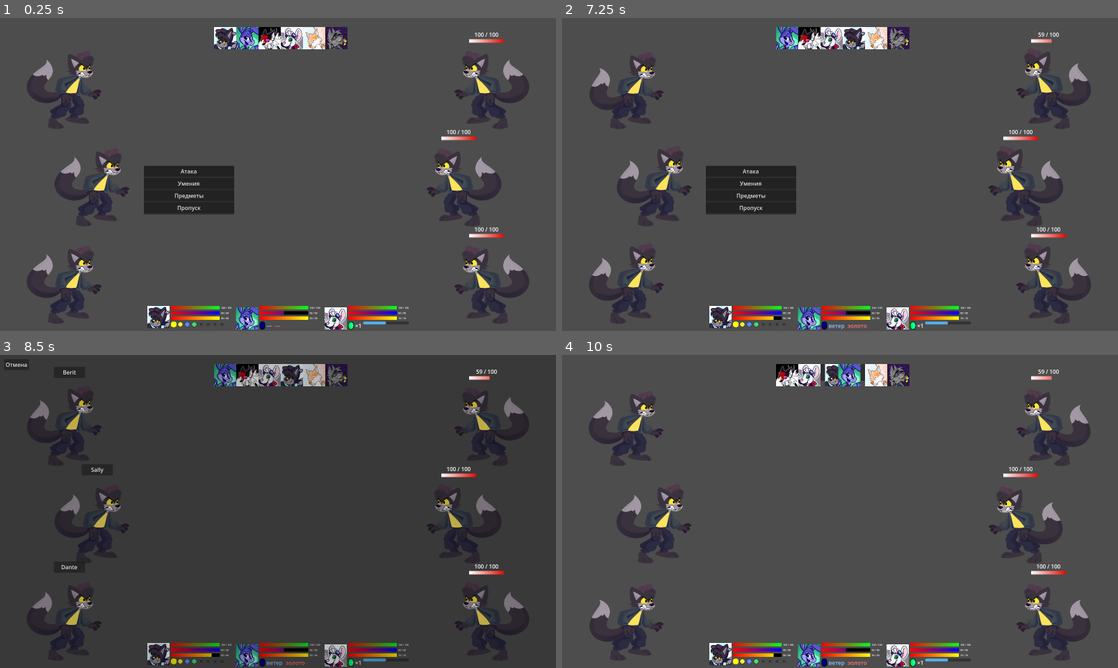
Above: before the commit, frames 1-4 (two rows, left to right).
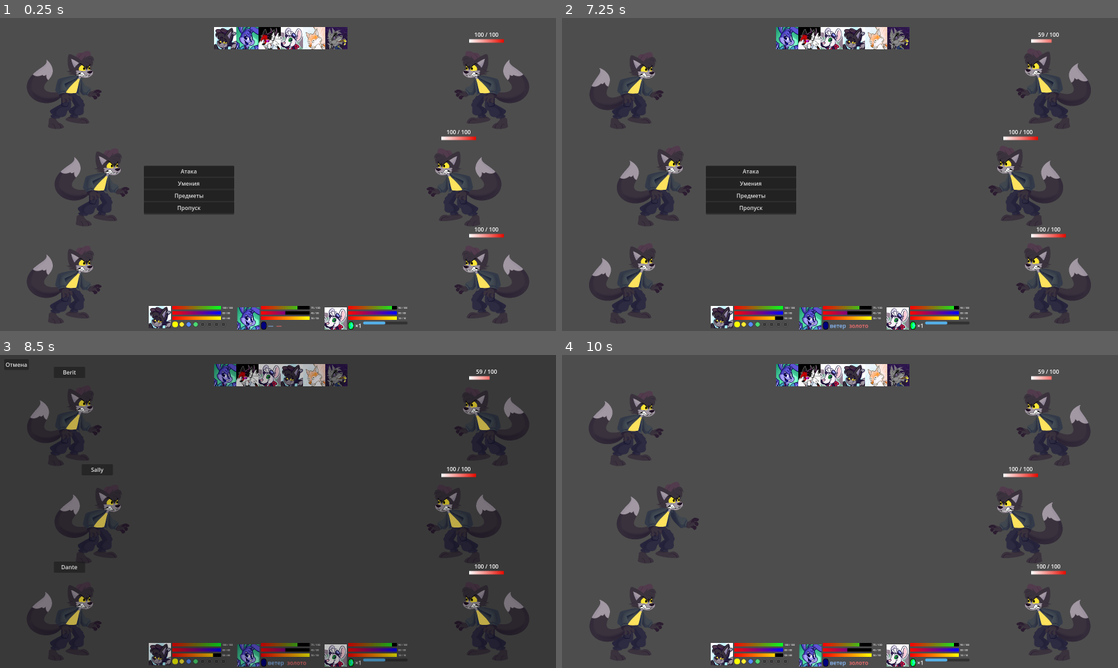
Above: after the commit, the same moments.

Repository: HellsStudios/Hell-s-workers
Game: Godot game, scene res://Scenes/Battle.tscn
The game is run twice, just before and just after one commit, with the same random seed, the same clock (stepped at 60 frames per second) and the same inputs.
Inputs (mouse positions are in pixels of both pictures, inside the frame that each line leads up to):
- Up to frame 1 (0.25 s): no input
- Up to frame 2 (7.25 s): click "Атака" at 0.5 s; click "Отмена" at 1.25 s; click "Умения" at 2 s; click "Печать начальства 🟡10" at 2.75 s; click "Yezt" at 3.5 s; drag from (840, 174) to (895, 105) at 4.27 s; drag from (728, 190) to (812, 237) at 5.02 s; move the mouse to (895, 105) at 5.77 s; click (895, 105) at 5.92 s; drag from (812, 237) to (673, 127) at 6.52 s
- Up to frame 3 (8.5 s): click "Предметы" at 7.25 s; click "Малая хиллка x5" at 8 s
- Up to frame 4 (10 s): click "Berit" at 8.75 s; move the mouse to (1006, 558) at 9.52 s; click (1006, 558) at 9.67 s

The runs differ from the first frame. In frame 1, 0.6% of the frame differs, in the area x 26-74%, y 92-100%; in frame 2, 0.7%; in frame 3, 0.6%; in frame 4, 2.1%, in the area x 9-74%, y 2-100%.

Commit message:
Add files via upload

Diff:
--- a/новый-игровой-проект/Scripts/GameManager.gd
+++ b/новый-игровой-проект/Scripts/GameManager.gd
@@ -80,6 +80,253 @@
 
 # ============ CODEx / ARCHIVE ============
 signal codex_changed
+
+# --- Контейнер/холодильник (обёртки под старые имена) ---
+signal container_changed
+const CONTAINER_TTL_PHASES := 2
+
+func _fridge_add(meal_id: String, count: int, ttl_phases: int = CONTAINER_TTL_PHASES) -> int:
+	if meal_id == "" or count <= 0:
+		return 0
+	var exp_day := day
+	var exp_phase := current_phase + ttl_phases
+	while exp_phase >= phase_names.size():
+		exp_phase -= phase_names.size()
+		exp_day += 1
+	fridge.append({
+		"meal": meal_id,
+		"portions": count,
+		"expires_day": exp_day,
+		"expires_phase": exp_phase
+	})
+	emit_signal("container_changed")
+	return count
+
+func _fridge_take(meal_id: String, count: int) -> int:
+	if count <= 0:
+		return 0
+	var need := count
+	var taken := 0
+	var keep: Array = []
+	for e in fridge:
+		var mid := str(e.get("meal",""))
+		var c := int(e.get("portions",0))
+		var d := int(e.get("expires_day",0))
+		var p := int(e.get("expires_phase",0))
+		if mid == meal_id and need > 0 and c > 0:
+			var take = min(c, need)
+			c -= take
+			need -= take
+			taken += take
+		if c > 0:
+			keep.append({"meal": mid, "portions": c, "expires_day": d, "expires_phase": p})
+	fridge = keep
+	if taken > 0:
+		emit_signal("container_changed")
+	return taken
+
+func fridge_count(meal_id: String) -> int:
+	var s := 0
+	for e in fridge:
+		if str(e.get("meal","")) == meal_id:
+			s += int(e.get("portions",0))
+	return s
+
+func activate_from_fridge(meal_id: String, count: int) -> bool:
+	if meal_id == "" or count <= 0:
+		return false
+	if not pending_meal.is_empty() and int(pending_meal.get("portions",0)) > 0:
+		return false
+	var took := _fridge_take(meal_id, count)
+	if took <= 0:
+		return false
+	pending_meal = {"meal": meal_id, "portions": took, "total": took, "from_container": true}
+	emit_signal("cooking_changed")
+	return true
+
+# --- Совместимость со старыми именами:
+func container_add(meal_id: String, count: int, _ttl_days: int = 2) -> int:
+	return _fridge_add(meal_id, count, CONTAINER_TTL_PHASES)
+
+func container_take(meal_id: String, count: int) -> int:
+	return _fridge_take(meal_id, count)
+
+func container_count(meal_id: String) -> int:
+	return fridge_count(meal_id)
+
+func container_all() -> Dictionary:
+	var m: Dictionary = {}
+	for e in fridge:
+		var mid := str(e.get("meal",""))
+		var c := int(e.get("portions",0))
+		m[mid] = int(m.get(mid, 0)) + c
+	return m
+
+func container_decay_end_of_day() -> void:
+	culling_spoiled_food()
+
+func activate_from_container(meal_id: String, count: int) -> bool:
+	return activate_from_fridge(meal_id, count)
+
+
+# ─────────────────────────────────────────────────────────────────────
+# AUGMENT EFFECTS — RUNTIME HOOKS
+# Ожидаемый формат в JSON:
+#  { "effects": {
+#      "stat_mod": { "attack": +5, "max_health": +15, ... },
+#      "on_battle_start": ["barrier_2", ...],
+#      "basic_attack_mult": 1.25,
+#      "cond": "has_negative",
+#      "damage_mult": 1.2
+#  } }
+# ─────────────────────────────────────────────────────────────────────
+
+# ─── КУХНЯ / ЕДА ─────────────────────────────────────────────────────
+const RECIPES_PATH := "res://data/recipes.json"
+const MEALS_PATH   := "res://data/meals.json"
+
+var recipes_db: Dictionary = {}    # id -> def из recipes.json
+var meals_db:   Dictionary = {}    # id -> {satiety:int, tags:Array}
+
+# сытость 0..100
+var hero_satiety: Dictionary = {}  # name -> int
+# контейнеры/холодильник (ограниченный срок годности)
+# [{meal:String, portions:int, expires_day:int, expires_phase:int}]
+var fridge: Array = []
+
+# партия, только что приготовленная, ожидание распределения
+# {meal:String, portions:int}
+var pending_meal: Dictionary = {}
+
+# предпочтения/ограничения героев
+var food_prefs := {
+	"Berit": {"like":["chicken"], "dislike":["cheap","plain"], "forbid":[]},
+	"Sally": {"like":[], "dislike":[], "forbid":["meat"]}, # вегетарианец
+	"Dante": {"like":["cheese","weird"], "dislike":["soup"], "forbid":[]}
+}
+
+# общий ресурс «Эфирия» тут не нужен; готовка к нему не привязана.
+
+signal cooking_changed   # что-то в кулинарии поменялось (партия/холодильник/сытость)
+
+
+# Собирает эффекты всех активных аугментов героя в агрегат
+func _aug_collect(hero_name: String) -> Dictionary:
+	var out := {
+		"stat_mod": {},                 # additively merge
+		"start_effects": [],            # array of effect ids
+		"basic_mult": 1.0,              # product
+		"cond_rules": []                # [{cond:String, mult:float}]
+	}
+	var active: Array = get_hero_active_augments(hero_name)
+	for id in active:
+		var def := get_augment_def(String(id))
+		if typeof(def) != TYPE_DICTIONARY: continue
+		var eff = def.get("effects", {})
+		if typeof(eff) != TYPE_DICTIONARY: continue
+
+		# stat_mod
+		var sm = eff.get("stat_mod", {})
+		if typeof(sm) == TYPE_DICTIONARY:
+			for k in sm.keys():
+				var add := float(sm[k])
+				out["stat_mod"][k] = float(out["stat_mod"].get(k, 0.0)) + add
+
+		# on_battle_start
+		var start_arr = eff.get("on_battle_start", [])
+		if typeof(start_arr) == TYPE_ARRAY:
+			for e in start_arr:
+				out["start_effects"].append(String(e))
+
+		# basic_attack_mult
+		if eff.has("basic_attack_mult"):
+			out["basic_mult"] = float(out["basic_mult"]) * float(eff["basic_attack_mult"])
+
+		# условные мультипликаторы урона
+		if eff.has("damage_mult"):
+			out["cond_rules"].append({
+				"cond": String(eff.get("cond","")),
+				"mult": float(eff.get("damage_mult", 1.0))
+			})
+	return out
+
+# Применяет stat_mod к словарю статов бойца и возвращает НОВУЮ копию
+func aug_apply_to_stats(hero_name: String, base_stats: Dictionary) -> Dictionary:
+	var agg := _aug_collect(hero_name)
+	var sm: Dictionary = agg["stat_mod"]
+	var out := base_stats.duplicate(true)
+
+	for k in sm.keys():
+		var add := int(round(float(sm[k])))
+		# поддерживаем обе схемы ключей
+		if k == "max_hp" and not out.has("max_hp") and out.has("max_health"):
+			out["max_health"] = int(out.get("max_health", 0)) + add
+		else:
+			out[k] = int(out.get(k, 0)) + add
+
+	# если увеличили максимум — можно, при желании, синхронно поднять текущее значение
+	if out.has("max_health") and out.has("health"):
+		out["health"] = min(int(out["health"]), int(out["max_health"]))
+	if out.has("max_hp") and out.has("hp"):
+		out["hp"] = min(int(out["hp"]), int(out["max_hp"]))
+
+	return out
+
+# Эффекты, которые нужно навесить в начале боя (id-шники из effects.json)
+func get_aug_start_effects(hero_name: String) -> Array:
+	return Array(_aug_collect(hero_name)["start_effects"]).duplicate()
+
+# Множитель урона с учётом basic_attack_mult и условных правил
+# ctx:
+#   { "is_basic": bool,
+#     "self_has_negative": bool,    # на атакующем есть негатив
+#     "target_has_negative": bool } # (на всякий) на цели есть негатив
+func aug_damage_mult(hero_name: String, ctx: Dictionary) -> float:
+	var agg := _aug_collect(hero_name)
+	var m := float(agg["basic_mult"])
+	if not bool(ctx.get("is_basic", false)):
+		# basic_mult действует только на базовую атаку
+		m = 1.0
+	# условные множители
+	for rule in Array(agg["cond_rules"]):
+		var cond := String(rule.get("cond",""))
+		var ok := _aug_check_cond(cond, ctx)
+		if ok:
+			m *= float(rule.get("mult", 1.0))
+	return max(m, 0.0)
+
+func _aug_check_cond(cond: String, ctx: Dictionary) -> bool:
+	match cond:
+		"has_negative":
+			return bool(ctx.get("self_has_negative", false))
+		"target_has_negative":
+			return bool(ctx.get("target_has_negative", false))
+		"":
+			return true # без условия — всегда
+		_:
+			# неизвестные условия считаем ложью
+			return false
+
+# Удобный предпросмотр для UI (меню/карточка героя)
+func get_augmented_stats_preview(hero_name: String) -> Dictionary:
+	var d = all_heroes.get(hero_name, {})
+	if typeof(d) != TYPE_DICTIONARY:
+		return {}
+	return aug_apply_to_stats(hero_name, d)
+
+# Помощник для старта боя: накинуть стартовые эффекты на узел бойца
+# Подставь внутрь вызов твоего метода добавления эффектов.
+func apply_battle_start_augments(actor: Node, hero_name: String) -> void:
+	for eff_id in get_aug_start_effects(hero_name):
+		var proto := get_effect_proto(eff_id) # из effects.json уже загружено
+		if not proto.is_empty():
+			# ↓↓↓ адаптируй под свой API бойца ↓↓↓
+			if "add_effect" in actor:
+				actor.add_effect(proto)
+			elif "apply_effect" in actor:
+				actor.apply_effect(proto)
+			# ↑↑↑ адаптируй под свой API бойца ↑↑↑
+
 
 # ------------- Quests -------------
 func _load_quests_from_json(path: String) -> void:
@@ -693,6 +940,237 @@
 
 func get_enemy_def(id: String) -> Dictionary:
 	return enemies_db.get(id, {})
+
+func _load_recipes() -> void:
+	recipes_db = {}
+	if FileAccess.file_exists(RECIPES_PATH):
+		var s := FileAccess.get_file_as_string(RECIPES_PATH)
+		var j = JSON.parse_string(s)
+		if typeof(j) == TYPE_DICTIONARY:
+			recipes_db = j.get("recipes", {})
+
+func _load_meals() -> void:
+	meals_db = {}
+	if FileAccess.file_exists(MEALS_PATH):
+		var s := FileAccess.get_file_as_string(MEALS_PATH)
+		var j = JSON.parse_string(s)
+		if typeof(j) == TYPE_DICTIONARY:
+			meals_db = j.get("meals", {})
+
+func _init_satiety_defaults() -> void:
+	for n in party_names:
+		if not hero_satiety.has(n):
+			hero_satiety[n] = 50
+
+# Хранилище припасов: id -> int. Если у тебя уже есть – используй его.
+var supplies: Dictionary = {
+	"cereal_pack": 4,
+	"milk_pack": 2,
+	"nuggets_pack": 1,
+	"carrot": 1,
+	# половинки (для примера пусто)
+	"cereal_half": 0,
+	"milk_half": 0
+}
+
+func supply_get(id: String) -> float:
+	return float(supplies.get(id, 0))
+
+func supply_add(id: String, qty: float) -> void:
+	if qty <= 0: return
+	supplies[id] = float(supplies.get(id, 0)) + qty
+	emit_signal("supplies_changed")
+
+func supply_can_take(req: Dictionary) -> bool:
+	for id in req.keys():
+		var need := float(req[id])
+		if float(supplies.get(id, 0)) < need:
+			return false
+	return true
+
+func supply_take(req: Dictionary) -> bool:
+	if not supply_can_take(req): return false
+	for id in req.keys():
+		var need := float(req[id])
+		supplies[id] = float(supplies.get(id, 0)) - need
+		if supplies[id] <= 0.0001:
+			supplies.erase(id)
+	emit_signal("supplies_changed")
+	return true
+
+func recipe_defs() -> Array:
+	return recipes_db.keys()
+
+func get_recipe_def(id: String) -> Dictionary:
+	return recipes_db.get(id, {})
+
+func get_meal_def(id: String) -> Dictionary:
+	return meals_db.get(id, {})
+
+# можно ли приготовить N порций (скалируем inputs)
+func can_cook(recipe_id: String, portions: int) -> bool:
+	var r := get_recipe_def(recipe_id)
+	if r.is_empty(): return false
+	var base_port := int(r.get("portions", 1))
+	if base_port <= 0: return false
+	var scale := float(portions) / float(base_port)
+	var need := {}
+	for e in r.get("inputs", []):
+		if typeof(e) != TYPE_DICTIONARY: continue
+		var sid := str(e.get("id",""))
+		var qty := float(e.get("qty", 0.0)) * scale
+		need[sid] = float(need.get(sid, 0.0)) + qty
+	return supply_can_take(need)
+
+# вернёт {need:Dictionary, leftovers:Array<{id,qty}>}
+func preview_cook(recipe_id: String, portions: int) -> Dictionary:
+	var r := get_recipe_def(recipe_id)
+	if r.is_empty(): return {}
+	var base_port := int(r.get("portions", 1))
+	if base_port <= 0: base_port = 1
+	var scale := float(portions) / float(base_port)
+	var need := {}
+	for e in r.get("inputs", []):
+		var sid := str(e.get("id",""))
+		var qty := float(e.get("qty", 0.0)) * scale
+		need[sid] = float(need.get(sid, 0.0)) + qty
+	var lo: Array = []
+	for e in r.get("leftovers", []):
+		lo.append({"id": str(e.get("id","")), "qty": float(e.get("qty", 0.0)) * scale})
+	return {"need": need, "leftovers": lo}
+
+# собственно готовим
+func cook(recipe_id: String, portions: int) -> bool:
+	if portions <= 0:
+		return false
+	if not can_cook(recipe_id, portions):
+		return false
+
+	# 1) Если уже есть «живая» партия — целиком отправляем её в контейнер (TTL 2 фазы)
+	if not pending_meal.is_empty():
+		var prev_id := str(pending_meal.get("meal",""))
+		var prev_left := int(pending_meal.get("portions",0))
+		if prev_id != "" and prev_left > 0:
+			_fridge_add(prev_id, prev_left, CONTAINER_TTL_PHASES)
+		pending_meal.clear()
+
+	# 2) Спишем ресурсы и создадим новую партию
+	var pr := preview_cook(recipe_id, portions)
+	var need: Dictionary = pr.get("need", {})
+	if not supply_take(need):   # твоя сигнатура: принимает словарь id->qty
+		return false
+
+	for e in pr.get("leftovers", []):
+		var sid := str(e.get("id",""))
+		var qty := float(e.get("qty", 0.0))
+		if sid != "" and qty > 0.0:
+			supply_add(sid, qty)
+
+	pending_meal = {"meal": recipe_id, "portions": portions, "total": portions}
+	emit_signal("cooking_changed")
+	return true
+
+
+func _meal_tags(meal_id: String) -> Array:
+	var d := get_meal_def(meal_id)
+	if typeof(d) == TYPE_DICTIONARY:
+		return Array(d.get("tags", []))
+	return []
+
+func _likes(name: String) -> Array:
+	return Array(food_prefs.get(name, {}).get("like", []))
+func _dislikes(name: String) -> Array:
+	return Array(food_prefs.get(name, {}).get("dislike", []))
+func _forbid(name: String) -> Array:
+	return Array(food_prefs.get(name, {}).get("forbid", []))
+
+func can_hero_eat(name: String, meal_id: String) -> bool:
+	var tags := _meal_tags(meal_id)
+	for t in _forbid(name):
+		if tags.has(t): return false
+	# спец-кейс для Данте — может «weird/nonfood» в будущем
+	return true
+
+# модификатор «нравится/не нравится»
+func meal_satiety_mod(name: String, meal_id: String) -> float:
+	var tags := _meal_tags(meal_id)
+	var mod := 1.0
+	for t in _likes(name):
+		if tags.has(t): mod *= 1.25
+	for t in _dislikes(name):
+		if tags.has(t): mod *= 0.8
+	return mod
+
+func meal_satiety_value(meal_id: String) -> int:
+	var d := get_meal_def(meal_id)
+	return int(d.get("satiety", 15))
+
+# Раздать приготовленные порции: assign = {hero:String -> int}, to_container:int
+# Контейнеры кладём с «сроком годности» на 2 фазы.
+func distribute_pending(assign: Dictionary, to_container: int) -> Dictionary:
+	var res := {"served": {}, "rejected": [], "left": 0, "stored": 0}
+	if pending_meal.is_empty():
+		return res
+	var meal := str(pending_meal.get("meal",""))
+	var left := int(pending_meal.get("portions", 0))
+	if left <= 0:
+		return res
+
+	# Кормим
+	for hero in assign.keys():
+		var want := int(assign[hero])
+		if want <= 0: continue
+		if not can_hero_eat(hero, meal):
+			res["rejected"].append(hero)
+			continue
+		var give = min(want, left)
+		if give <= 0: break
+
+		var base := meal_satiety_value(meal)
+		var mod  := meal_satiety_mod(hero, meal)
+		var add  = int(round(float(base) * mod)) * give
+
+		hero_satiety[hero] = clampi(int(hero_satiety.get(hero, 50)) + add, 0, 100)
+		res["served"][hero] = give
+		left -= give
+
+	# В контейнер (если остались)
+	var store = min(int(to_container), left)
+	if store > 0:
+		var exp_day := day
+		var exp_phase := current_phase + 2
+		while exp_phase >= phase_names.size():
+			exp_phase -= phase_names.size()
+			exp_day += 1
+		fridge.append({"meal": meal, "portions": store, "expires_day": exp_day, "expires_phase": exp_phase})
+		left -= store
+		res["stored"] = store
+
+	res["left"] = left
+	pending_meal = {"meal": meal, "portions": left}
+	emit_signal("cooking_changed")
+	return res
+
+func culling_spoiled_food() -> void:
+	var keep: Array = []
+	for e in fridge:
+		var d := int(e.get("expires_day", 0))
+		var p := int(e.get("expires_phase", 0))
+		var spoil := (day > d) or (day == d and current_phase > p)
+		if not spoil:
+			keep.append(e)
+	fridge = keep
+	emit_signal("cooking_changed")
+
+func advance_phase_after_meal() -> void:
+	# вызывай после нажатия «Накормить» в попапе
+	current_phase += 1
+	if current_phase >= phase_names.size():
+		current_phase = 0
+		day += 1
+	culling_spoiled_food()
+
+
 
 func _ready() -> void:
 	load_heroes("res://Data/characters.json")
@@ -719,6 +1197,10 @@
 	unlock_augment("start_barrier")
 	etheria = 2
 	emit_signal("augments_changed")
+		# кухня
+	_load_recipes()
+	_load_meals()
+	_init_satiety_defaults()
 
 # ====== HERO PACKS ============================================================
 func _build_hero_bags_from_pack() -> void:
@@ -859,9 +1341,12 @@
 	for name in party_names:
 		if all_heroes.has(name):
 			var d: Dictionary = all_heroes[name].duplicate(true)
+			# ← добавляем моды статов от аугментов
+			d = aug_apply_to_stats(name, d)
+
 			d["nick"] = d.get("nick", name)
 			d["team"] = "hero"
-			d["hp"] = d.get("max_hp", 100)
+			d["hp"] = d.get("max_hp", d.get("max_health", 100))
 			d["mana"] = d.get("max_mana", 0)
 			d["stamina"] = d.get("max_stamina", 0)
 			out.append(d)
--- a/новый-игровой-проект/Scripts/battle.gd
+++ b/новый-игровой-проект/Scripts/battle.gd
@@ -2430,6 +2430,7 @@
 		var slot: Node2D = hero_slots.get_child(i)
 		var hero: Node2D  = CHAR_SCN.instantiate()
 		slot.add_child(hero)
+		GameManager.apply_battle_start_augments(hero, hero.nick)
 		hero.position = Vector2.ZERO
 		hero.init_from_dict(party_data[i])
 		heroes.append(hero)
@@ -2769,10 +2770,10 @@
 	# Выбор клипа
 	var clip := "idle"
 	if user.anim != null:
-		if user.anim.has_animation("cast"):
+		if user.anim.has_animation("item use"):
+			clip = "item use"
+		elif user.anim.has_animation("cast"):
 			clip = "cast"
-		elif user.anim.has_animation("skill"):
-			clip = "skill"
 	_play_if_has(user.anim, clip)
 
 	# Момент применения ~30% длины клипа
--- a/новый-игровой-проект/Scripts/mansion.gd
+++ b/новый-игровой-проект/Scripts/mansion.gd
@@ -16,6 +16,18 @@
 @onready var cam: Camera2D = $Camera2D
 @onready var manage_menu: PopupPanel = $UI/ManagementMenu
 @onready var manage_btn: Button = $UI/TopBar/ManageButton
+
+
+
+func _on_room_1_input_event(viewport: Node, event: InputEvent, shape_idx: int) -> void:
+	if event is InputEventMouseButton and event.button_index == MOUSE_BUTTON_LEFT and event.pressed:
+		$Camera2D.set_drag_enabled(false)
+		get_viewport().set_input_as_handled()
+
+		var panel := $Room1PopupPanel
+		# переводим мировые координаты в экранные (как у вас):
+		var scr_pos = ($Camera2D/Room1.global_position - get_viewport().get_canvas_transform().origin).floor()
+		panel.open_from(scr_pos, 0.30)
 
 func _start_input_quarantine(sec: float = 0.30) -> void:
 	# глушим мир на sec секунд
@@ -83,18 +95,6 @@
 	cam.set_drag_enabled(true)
 	cam.cancel_drag()
 
-
-func _on_room_1_input_event(viewport: Node, event: InputEvent, shape_idx: int) -> void:
-	if event is InputEventMouseButton and event.button_index == MOUSE_BUTTON_LEFT and event.pressed:
-		$Camera2D.set_drag_enabled(false)                # ← ВЫКЛ. drag
-		get_viewport().set_input_as_handled()            # ← стопим всплытие в _unhandled_input камеры
-
-		var panel := $Room1PopupPanel
-		panel.position = $Camera2D/Room1.global_position - get_viewport().get_canvas_transform().origin
-		panel.size = Vector2i(0, 0)
-		panel.visible = true
-		var tw := create_tween()
-		tw.tween_property(panel, "size", Vector2i(220, 140), 0.3).set_trans(Tween.TRANS_BACK).set_ease(Tween.EASE_OUT)
 
 
 func _on_room_2_input_event(viewport: Node, event: InputEvent, shape_idx: int) -> void:   if event is InputEventMouseButton and event.pressed:
--- /dev/null
+++ b/новый-игровой-проект/UI/Toast.gd
@@ -0,0 +1,82 @@
+# res://UI/Toast.gd
+extends CanvasLayer
+class_name Toast
+
+var _panel: PanelContainer
+var _label: RichTextLabel
+var _busy := false
+var _queue: Array = []
+
+func _ready() -> void:
+	# всегда поверх
+	layer = 100
+	# панель
+	_panel = PanelContainer.new()
+	_panel.visible = false
+	_panel.mouse_filter = Control.MOUSE_FILTER_IGNORE
+	add_child(_panel)
+
+	# отступы
+	var m := MarginContainer.new()
+	for k in ["left","top","right","bottom"]:
+		m.add_theme_constant_override("margin_%s" % k, 12)
+	_panel.add_child(m)
+
+	# текст
+	_label = RichTextLabel.new()
+	_label.bbcode_enabled = true
+	_label.fit_content = true
+	_label.scroll_active = false
+	_label.autowrap_mode = TextServer.AUTOWRAP_WORD
+	m.add_child(_label)
+
+# Вместо show(...)
+func push(msg: String, where: String="top", secs: float=1.8) -> void:
+	_queue.append({"msg": msg, "where": where, "secs": secs})
+	if not _busy:
+		_play_next()
+
+# Опционально: алиас, если где-то уже звали Toast.show(...)
+func show_toast(msg: String, where: String="top", secs: float=1.8) -> void:
+	push(msg, where, secs)
+
+func ok(msg: String, secs:=1.8, where:="top") -> void:
+	push("[color=lime]%s[/color]" % msg, where, secs)
+
+func warn(msg: String, secs:=2.2, where:="top") -> void:
+	push("[color=yellow]%s[/color]" % msg, where, secs)
+
+func err(msg: String, secs:=2.5, where:="top") -> void:
+	push("[color=salmon]%s[/color]" % msg, where, secs)
+
+
+func _play_next() -> void:
+	if _queue.is_empty():
+		_busy = false
+		return
+	_busy = true
+	var it: Dictionary = _queue.pop_front()
+	_label.text = it["msg"]
+
+	# размеры и позиция
+	var vs := get_viewport().get_visible_rect().size
+	_panel.size = Vector2(min(540.0, vs.x - 80.0), 0.0)
+	_panel.position = Vector2((vs.x - _panel.size.x)/2.0, _y_for(String(it["where"]), vs))
+
+	_panel.modulate.a = 0.0
+	_panel.visible = true
+
+	var tw := create_tween()
+	tw.tween_property(_panel, "modulate:a", 1.0, 0.15)
+	tw.tween_interval(float(it["secs"]))
+	tw.tween_property(_panel, "modulate:a", 0.0, 0.25)
+	tw.tween_callback(func():
+		_panel.visible = false
+		_play_next()
+	)
+
+func _y_for(where: String, vs: Vector2) -> float:
+	match where:
+		"center": return (vs.y - _panel.size.y) / 2.0
+		"bottom": return vs.y - _panel.size.y - 28.0
+		_:        return 24.0   # top
--- /dev/null
+++ b/новый-игровой-проект/UI/Toast.tscn
@@ -0,0 +1,6 @@
+[gd_scene load_steps=2 format=3 uid="uid://cupedbfdcu32s"]
+
+[ext_resource type="Script" uid="uid://cun7n3jsk8g8k" path="res://UI/Toast.gd" id="1_0bsxl"]
+
+[node name="Toast" type="CanvasLayer"]
+script = ExtResource("1_0bsxl")
Not shown, added: новый-игровой-проект/UI/toast.gd.uid
